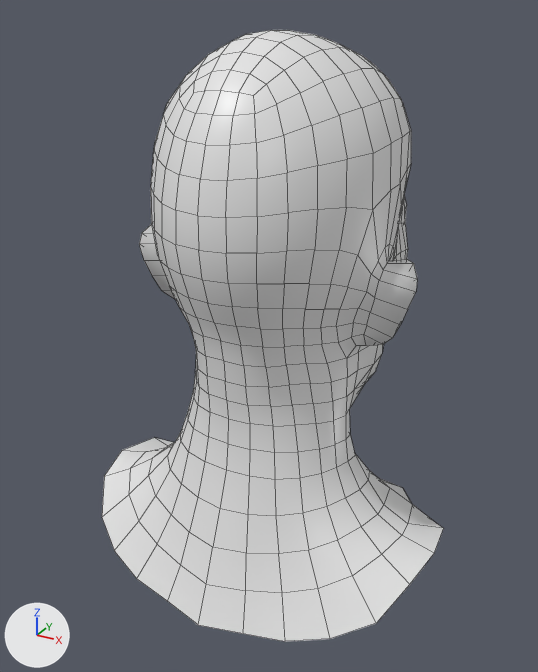
An edit to the FBX model Assets/Content/3Dmodels/Heads/Bandits/Human/Thin/Type1/3Dmodel_Head_Bandit_Human_Thin_Type1.1.fbx, drawn before and after from the same camera.
Rendered twice from a camera (50 mm lens) standing at (0.201, -0.371, 1.895) and looking at (-0.01, 0.012, 1.703). Every picture has the same lights, and +X, +Y and +Z are marked at lower left. The picture after the commit comes second. Mesh edges are drawn as thin lines.

Objects in the first picture: 'Head_Bandit_Human_ThinType1.1'.
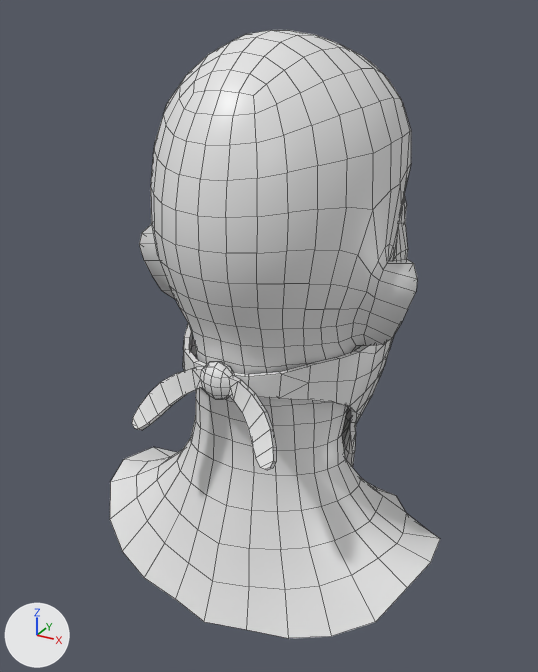
The newer file adds a shape key; the second version is drawn at full value of the shape key 'BlendShape_UnderClothes' of 'Head_Bandit_Human_ThinType1.1', and the change is written as the vertex moves it makes.

Edits to the bpy script that builds the scene:
```text
Add mat_material_hair:
    mat_material_hair = principled_material('Material_Hair')
    mat_material_hair.base_color = (0.8, 0.8, 0.8)  # white #e7e7e7
    mat_material_hair.roughness = 0.4
Add mat_material_bandana:
    mat_material_bandana = principled_material('Material_Bandana')
    mat_material_bandana.base_color = (0.8, 0.8, 0.8)  # white #e7e7e7
    mat_material_bandana.roughness = 0.4
Change me_head_bandit_human_thintype1_1:
    used by ob_head_bandit_human_thintype1_1; location = (0.0, 0.0, 0.0); rotation_euler = (0.0, 0.0, 3.142), in degrees (0, 0, 180)
    remove me_head_bandit_human_thintype1_1.from_pydata(...)  # 1673 vertices, 1593 faces; spans x -0.117..0.117, y -0.129..0.094, z 1.542..1.885
    add me_head_bandit_human_thintype1_1.from_pydata(...)  # 2447 vertices, 2393 faces; spans x -0.115..0.115, y -0.137..0.088, z 1.538..1.885
    me_head_bandit_human_thintype1_1 part 1: a new loose piece of 690 vertices spanning x -0.063..0.063, y -0.137..0.087, z 1.55..1.753, in mat_material_bandana (white #e7e7e7)
    me_head_bandit_human_thintype1_1 part 2: 187 vertices moved from x -0.117..0.117, y -0.09..0.094, z 1.542..1.679 to x -0.115..0.115, y -0.083..0.088, z 1.538..1.679
    other edits to the shape of me_head_bandit_human_thintype1_1 do not show in these pictures
    add me_head_bandit_human_thintype1_1.materials.append(mat_material_hair)  # white #e7e7e7
    add me_head_bandit_human_thintype1_1.materials.append(mat_material_bandana)  # white #e7e7e7
```

Boxes (x1, y1, x2, y2) around the edits, measured in the pictures (538 x 672 px; the box of a moved part takes in the faces that stretch with it):
'Head_Bandit_Human_ThinType1.1', reshaped
    before: (102, 30, 444, 642)
    after: (110, 30, 440, 638)
part 1 of me_head_bandit_human_thintype1_1, added
    after: (132, 324, 393, 470)
part 2 of me_head_bandit_human_thintype1_1, moved or reshaped
    before: (102, 373, 444, 642)
    after: (110, 388, 440, 638)
